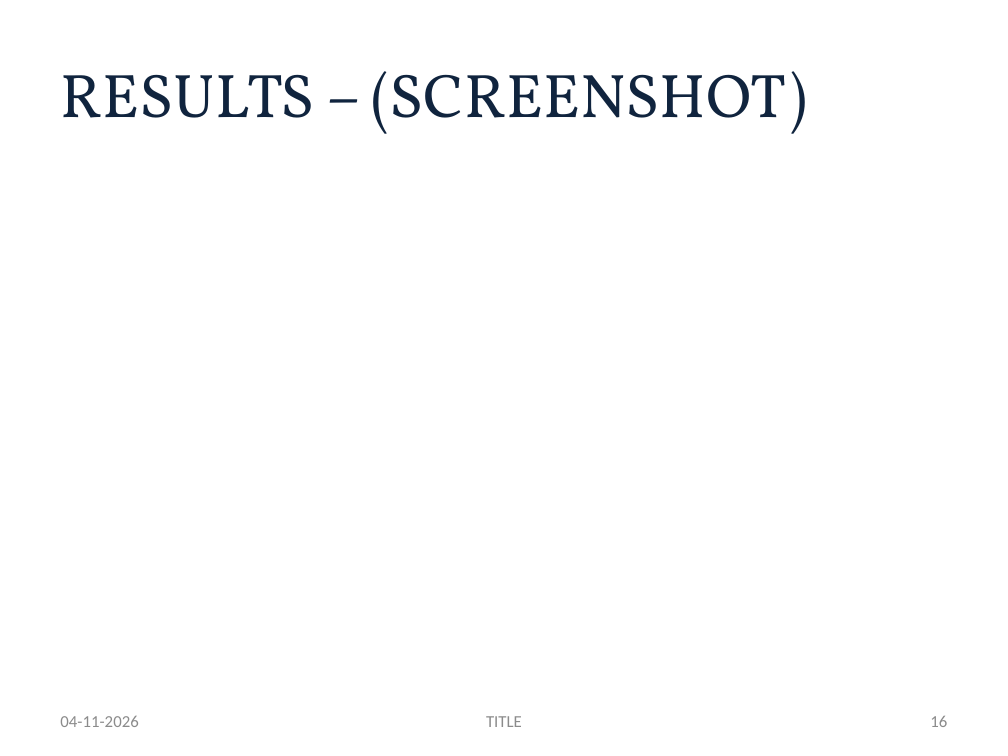
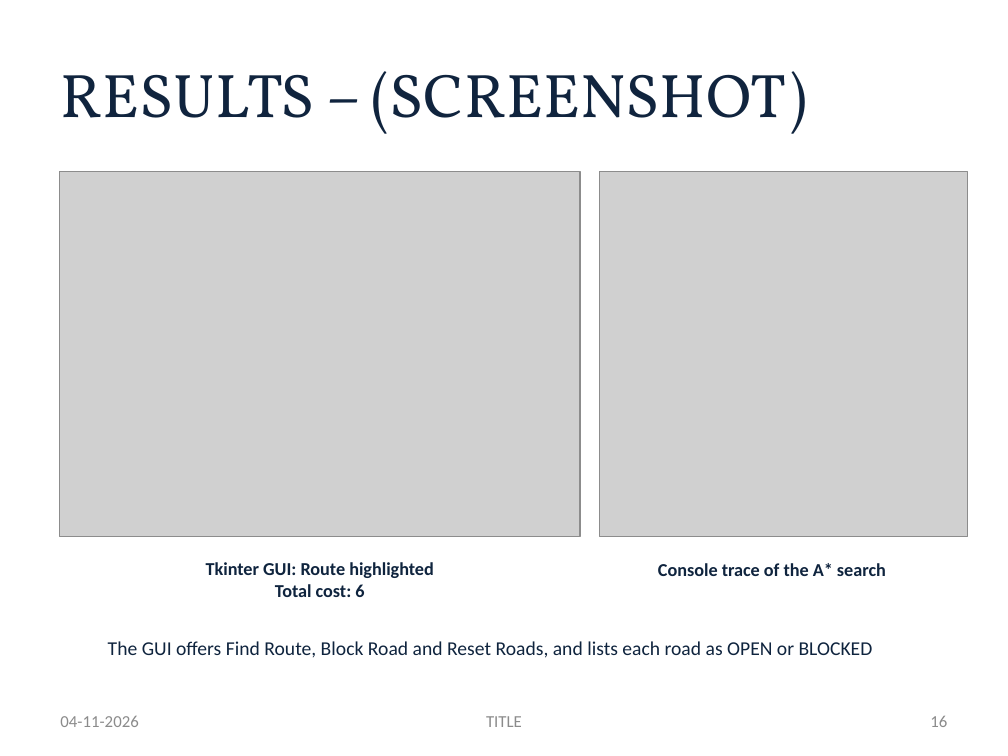
Before and after one commit to Abenanthan/FOAI-Navigation-System, a slide deck: slide 16 of FOAI Project PPT.pptx. Drawn at 1008x756 pixels with LibreOffice and Linux fonts; fonts in the diff are those of the drawing; grey boxes stand for pictures. Boxes give left, top, right and bottom in pixels: in the first picture for what was removed or moved away, otherwise in the second. Text is boxed around its words. In the diff, an @@ line names an element or a change of style, - is before the commit and + after.

```diff
--- a/FOAI Project PPT.pptx
+++ b/FOAI Project PPT.pptx
@@ picture added at (x1=59, y1=171, x2=580, y2=536) @@
@@ picture added at (x1=600, y1=172, x2=968, y2=537) @@
@@ text added at (x1=206, y1=562, x2=434, y2=597), 13 pt, text #0F243E, bold @@
+Tkinter GUI: Route highlighted
+Total cost: 6
@@ text added at (x1=658, y1=563, x2=886, y2=576), 13 pt, text #0F243E, bold @@
+Console trace of the A* search
@@ text added at (x1=108, y1=641, x2=873, y2=658), 14 pt, text #0F243E @@
+The GUI offers Find Route, Block Road and Reset Roads, and lists each road as OPEN or BLOCKED
```
Also in this commit, not shown: 15 other slides changed, 3 slides added, 3 slides removed.
